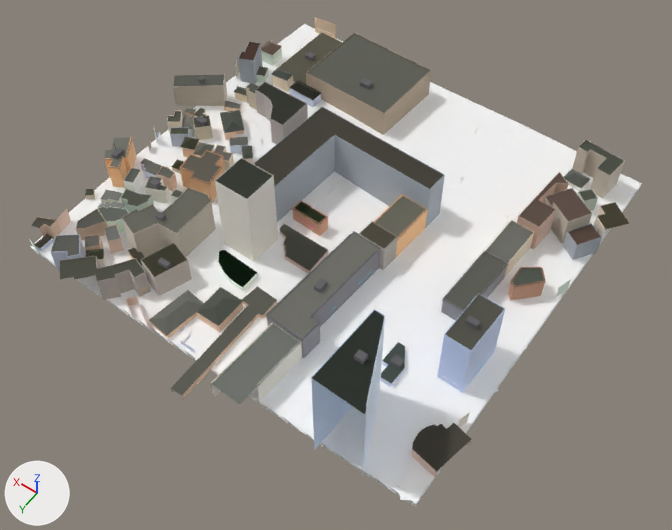
Before and after pictures for a commit that changed the glTF model public/tiles/0/0_3.glb.
Rendered twice from a camera (50 mm lens) standing at (-75.0, -599.0, 391.0) and looking at (111.0, -859.0, -17.0). Lighting does not change. The marker at lower left points along +X, +Y and +Z. The picture after the commit comes second. Where no turn or scale is listed for an object, it has been applied to the vertices. Vertices at exactly the same position are counted once.

Names of what the first picture shows: 't0_0_3'.
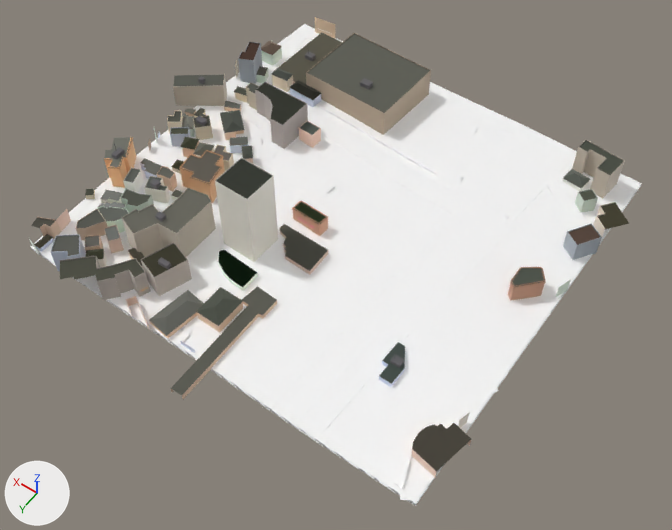
Where the newer file only moved an object's origin or applied its transform, the numbers keep the older frame.

Location of each change, [x1, y1, x2, y2] in pixels of the pictures (672 x 530 px; the box of a moved part takes in the faces that stretch with it):
part 1 of me_t0_0_3, deleted: before [211, 107, 592, 474]
part 2 of me_t0_0_3, moved or reshaped: [38, 191, 637, 487] in both
part 3 of me_t0_0_3, moved or reshaped: before [371, 298, 396, 319]; after [369, 298, 396, 339]
part 4 of me_t0_0_3, moved or reshaped: [422, 228, 439, 243] in both

Diff of the bpy script that builds the scene:
```diff
--- a/public/tiles/0/0_3.glb.py
+++ b/public/tiles/0/0_3.glb.py
@@ me_t0_0_3 @@
 # used by ob_t0_0_3; location = (131.8, -885.7, 10.2)
-me_t0_0_3.from_pydata(...)  # 16958 vertices, 25377 faces; spans x -141.0..141.0, y -140.0..140.0, z -39.0..39.0
+me_t0_0_3.from_pydata(...)  # 16160 vertices, 24494 faces; spans x -141.0..141.0, y -140.0..140.0, z -39.0..24.0
+# me_t0_0_3 part 1: 42 loose pieces with 797 vertices, spanning x -123.0..46.0, y -97.0..131.0, z -36.0..39.0, are deleted
+# me_t0_0_3 part 2
+# 3 vertices are removed from x -112.0..96.0, y -94.0..-54.0, z -34.0..-25.0
+# 145 faces are deleted
+# 1 vertex moves within x -112.0, y -94.0, z -35.0
+# 2 vertices are added at (96.0, -54.0, -26.0), (-112.0, -94.0, -35.0)
+# 65 new faces join them, mat_terrain
+# 67 new faces join them, mat_pavement
+# 3 new faces join them, mat_sidewalk
+# 3 new faces join them, mat_shop
+# 3 new faces join them, mat_facade_house
+# 2 new faces join them, mat_facade_tuff
+# me_t0_0_3 part 3
+# 2 vertices are removed from x -62.0..-60.0, y 35.0..46.0, z -30.0
+# 22 faces are deleted
+# 1 vertex moves within x -60.0, y 35.0, z -31.0
+# 2 vertices are added at (-60.0, 35.0, -31.0), (-62.0, 46.0, -31.0)
+# 3 new faces join them, mat_mark_c
+# 8 new faces join them, mat_asphalt
+# 5 new faces join them, mat_pavement
+# 3 new faces join them, mat_curb
+# 3 new faces join them, mat_crossing
+# me_t0_0_3 part 4
+# 1 vertex is removed from x -51.0, y -24.0, z -30.0
+# 8 faces are deleted
+# 1 vertex moves within x -51.0, y -24.0, z -31.0
+# 1 vertex is added at (-51.0, -24.0, -31.0)
+# 8 new faces join them, mat_pavement
 me_t0_0_3.materials.append(mat_terrain)
```
